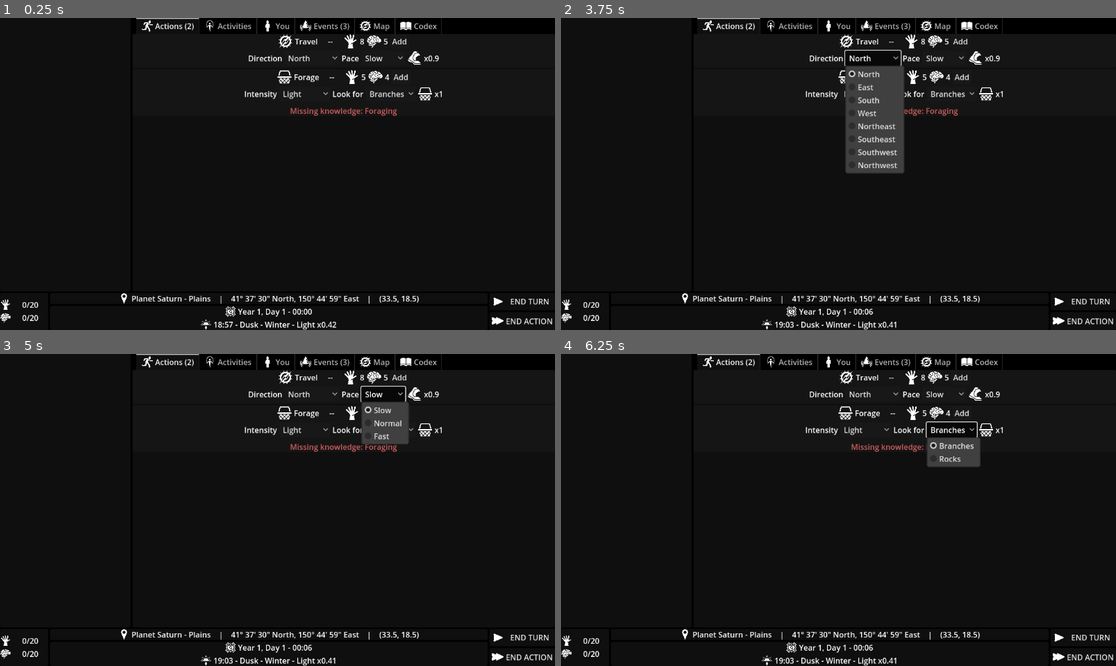
Above: before the commit, frames 1-4 (two rows, left to right).
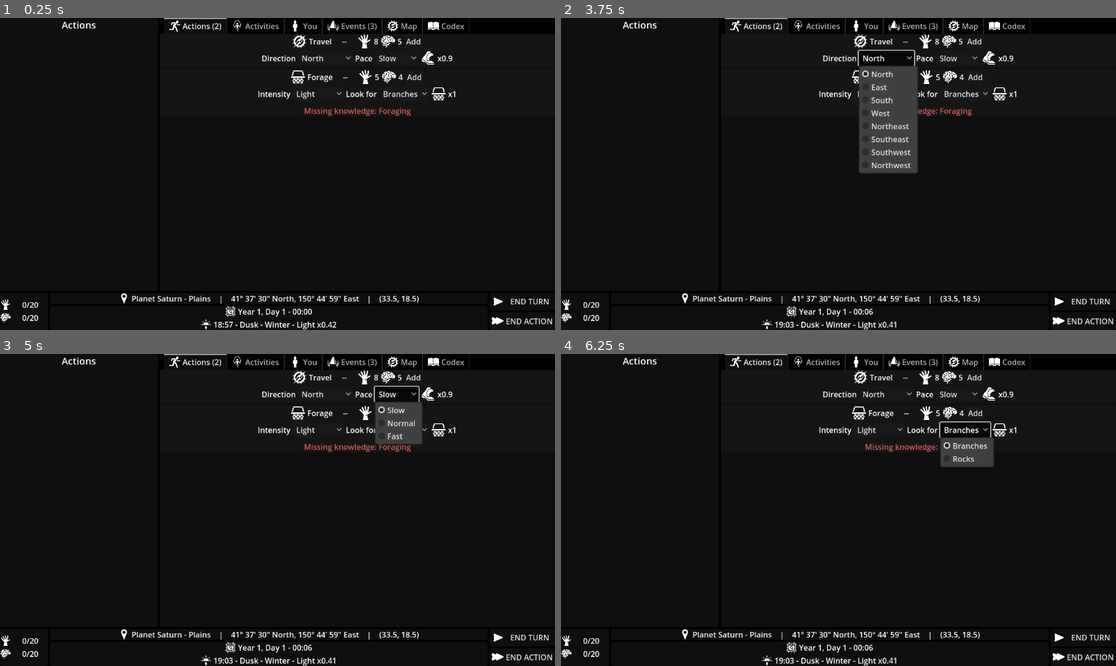
Above: after the commit, the same moments.

Repository: Turnovus/Space-Adventure-RPG
Game: Godot game, scene res://main.tscn
Two runs of this game, one before a commit and one after it. Both use one fixed random seed, a clock stepped at 60 frames per second and the inputs below.
Inputs:
- Up to frame 1 (0.25 s): no input
- Up to frame 2 (3.75 s): click "Add" at 0.5 s; click "X" at 1.25 s; click "END TURN" at 2 s; click "END ACTION" at 2.75 s; click "North" at 3.5 s
- Up to frame 3 (5 s): click "Slow" at 4.25 s
- Up to frame 4 (6.25 s): click "Light" at 5 s; click "Branches" at 5.75 s

The runs differ from the first frame. In frame 1, 3.2% of the frame differs, in the area x 11-85%, y 0-32%; in frame 2, 4.9%, in the area x 11-85%, y 0-50%; in frame 3, 3.6%; in frame 4, 3.7%.

Commit message:
Activity system functionality
The ability to spend activity points has been properly integrated into the game's mechanics and UI.

Diff:
--- a/Alpha/data/crafting/definitions/toolmaking/primitive/sharpen_rock.tres
+++ b/Alpha/data/crafting/definitions/toolmaking/primitive/sharpen_rock.tres
@@ -38,3 +38,5 @@
 tools = Array[ExtResource("7_kh7vv")]([SubResource("Resource_r0sn1")])
 physical_labor = 15.0
 mental_labor = 0.0
+physical_activity_cost = 2
+mental_activity_cost = 2
--- a/Alpha/data/crafting/recipes/crafting_recipe.gd
+++ b/Alpha/data/crafting/recipes/crafting_recipe.gd
@@ -10,3 +10,5 @@
 @export var tools : Array[RecipeTool]
 @export var physical_labor : float = 0
 @export var mental_labor : float = 0
+@export var physical_activity_cost : int = 0
+@export var mental_activity_cost : int = 0
--- a/Alpha/galaxy/entities/misc/agent/agent.gd
+++ b/Alpha/galaxy/entities/misc/agent/agent.gd
@@ -5,12 +5,12 @@
 
 const BASE_POINTS = 20
 
-@export_category("stats")
+@export_subgroup("stats")
 @export var physical_point_stat : Stat
 @export var mental_point_stat : Stat
 @export var learning_stat : Stat
 @export var survey_range_stat : Stat
-@export_category("crafting")
+@export_subgroup("crafting")
 @export var crafting_root : CraftingGroup
 
 var is_player: bool = false
@@ -22,11 +22,6 @@
 @onready var skills : SkillTracker = $SkillTracker
 @onready var actions : ActionTracker = $ActionTracker
 @onready var inventory : Inventory = $Inventory
-
-
-func _ready():
-	var galaxy : Galaxy = await ReferenceSingleton.get_galaxy()
-	galaxy.turn_end.connect(_on_turn_end)
 
 
 @warning_ignore("narrowing_conversion")
@@ -58,7 +53,3 @@
 		knowledge.do_random_learning(unspent_mental, learning_stat.get_current_potency(self))
 
 	inventory.do_turn(turn)
-
-
-func _on_turn_end(_turn : int):
-	pass
--- a/Alpha/galaxy/entities/misc/agent/agent.tscn
+++ b/Alpha/galaxy/entities/misc/agent/agent.tscn
@@ -104,6 +104,8 @@
 
 [node name="ActionTracker" type="Node" parent="."]
 script = ExtResource("19_ddslp")
+activity_point_value = 3
+max_activity_factor = 0.5
 
 [node name="Inventory" type="Node" parent="."]
 script = ExtResource("20_skaeg")
--- a/Alpha/galaxy/entities/misc/agent/components/action_tracker.gd
+++ b/Alpha/galaxy/entities/misc/agent/components/action_tracker.gd
@@ -6,6 +6,17 @@
 signal action_added
 signal action_removed
 signal actions_changed
+## Emitted when activity points are spent, or when they are refunded at the end of a turn.
+signal activities_changed
+
+
+## How many activity points each action point is worth.
+@export var activity_point_value : int = 1
+## Out of the agent's available action points, how many can be converted into activity points.
+@export var max_activity_factor : float = 1
+
+var physical_activities_this_turn : Dictionary
+var mental_activities_this_turn : Dictionary
 
 
 func get_agent() -> Agent:
@@ -44,6 +55,8 @@
 	var points : int = 0
 	for action in get_actions():
 		points += action.get_physical_point_cost(get_agent())
+
+	points += ceili(float(get_num_physical_activities()) / activity_point_value)
 	return points
 
 
@@ -51,12 +64,21 @@
 	var points : int = 0
 	for action in get_actions():
 		points += action.get_mental_point_cost(get_agent())
+
+	points += ceili(float(get_num_mental_activities()) / activity_point_value)
 	return points
 
 
 func do_turn():
 	for action in get_actions():
 		action.action_turn(get_agent())
+	clear_activities()
+
+
+func clear_activities():
+	physical_activities_this_turn = {}
+	mental_activities_this_turn = {}
+	activities_changed.emit()
 
 
 func validate_actions():
@@ -67,3 +89,53 @@
 
 func count_actions() -> int:
 	return len(get_actions())
+
+
+func get_num_physical_activities() -> int:
+	var count : int = 0
+	for key : String in physical_activities_this_turn.keys():
+		count += physical_activities_this_turn[key]
+	return count
+
+
+func get_num_mental_activities() -> int:
+	var count : int = 0
+	for key : String in mental_activities_this_turn.keys():
+		count += mental_activities_this_turn[key]
+	return count
+
+
+func get_max_physical_activities() -> int:
+	var action_points = get_agent().max_physical_points()
+	return floori(action_points * max_activity_factor) * activity_point_value
+
+
+func get_max_mental_activities() -> int:
+	var action_points = get_agent().max_mental_points()
+	return floori(action_points * max_activity_factor) * activity_point_value
+
+
+func spend_physical_activity_points(category : String, points : int):
+	if points <= 0:
+		return
+
+	if not physical_activities_this_turn.has(category):
+		physical_activities_this_turn[category] = 0
+
+	var total_points = physical_activities_this_turn[category]
+	total_points = min(get_max_physical_activities(), total_points + points)
+	physical_activities_this_turn[category] = total_points
+	activities_changed.emit()
+
+
+func spend_mental_activity_points(category : String, points : int):
+	if points <= 0:
+		return
+
+	if not mental_activities_this_turn.has(category):
+		mental_activities_this_turn[category] = 0
+
+	var total_points = mental_activities_this_turn[category]
+	total_points = min(get_max_mental_activities(), total_points + points)
+	mental_activities_this_turn[category] = total_points
+	activities_changed.emit()
--- a/Alpha/interface/main_interface.tscn
+++ b/Alpha/interface/main_interface.tscn
@@ -7,6 +7,7 @@
 [ext_resource type="PackedScene" uid="uid://cfpx8i6ru5r7v" path="res://interface/main_interface_components/turn_buttons.tscn" id="2_ervsp"]
 [ext_resource type="PackedScene" uid="uid://dp7fo75kh6l3h" path="res://interface/main_interface_components/main_tabs/available_actions/available_actions_tab.tscn" id="5_01e6a"]
 [ext_resource type="PackedScene" uid="uid://cg73gxmawfrtm" path="res://interface/main_interface_components/player_action_list/player_action_list.tscn" id="5_x15g8"]
+[ext_resource type="PackedScene" uid="uid://cd77om04ps15c" path="res://interface/main_interface_components/player_activity_list/player_activity_list.tscn" id="6_oibw2"]
 [ext_resource type="PackedScene" uid="uid://d1huw6xvlrfjv" path="res://interface/main_interface_components/player/player_main_menu.tscn" id="7_4cjly"]
 [ext_resource type="PackedScene" uid="uid://caryc82xc7ji3" path="res://interface/main_interface_components/main_tabs/activities/activity_menu.tscn" id="7_udveu"]
 [ext_resource type="PackedScene" uid="uid://l4w8yi1c4u35" path="res://interface/main_interface_components/main_tabs/events/event_list.tscn" id="8_cmeo2"]
@@ -50,46 +51,56 @@
 [node name="TurnButtons" parent="HBoxContainer" instance=ExtResource("2_ervsp")]
 layout_mode = 2
 
-[node name="TabContainer" type="TabContainer" parent="."]
+[node name="MainContent" type="HBoxContainer" parent="."]
 layout_mode = 1
 anchors_preset = -1
-anchor_left = 0.236
 anchor_right = 1.0
-anchor_bottom = 0.875
-offset_left = 3.12799
-offset_bottom = 0.999939
-grow_horizontal = 0
+anchor_bottom = 0.876543
+grow_horizontal = 2
+grow_vertical = 2
+metadata/_edit_use_anchors_ = true
+
+[node name="PlayerAct" type="VSplitContainer" parent="MainContent"]
+layout_mode = 2
+size_flags_horizontal = 3
+
+[node name="PlayerActionList" parent="MainContent/PlayerAct" instance=ExtResource("5_x15g8")]
+layout_mode = 2
+size_flags_vertical = 3
+size_flags_stretch_ratio = 2.0
+
+[node name="PlayerActivityList" parent="MainContent/PlayerAct" instance=ExtResource("6_oibw2")]
+visible = false
+layout_mode = 2
+size_flags_vertical = 3
+
+[node name="TabContainer" type="TabContainer" parent="MainContent"]
+layout_mode = 2
+size_flags_horizontal = 3
+size_flags_stretch_ratio = 2.5
 theme_override_constants/icon_max_width = 25
 tab_focus_mode = 0
 script = ExtResource("1_l3a4o")
 
-[node name="Actions" parent="TabContainer" instance=ExtResource("5_01e6a")]
+[node name="Actions" parent="MainContent/TabContainer" instance=ExtResource("5_01e6a")]
 layout_mode = 2
 
-[node name="Activities" parent="TabContainer" instance=ExtResource("7_udveu")]
+[node name="Activities" parent="MainContent/TabContainer" instance=ExtResource("7_udveu")]
 visible = false
 layout_mode = 2
 
-[node name="You" parent="TabContainer" instance=ExtResource("7_4cjly")]
+[node name="You" parent="MainContent/TabContainer" instance=ExtResource("7_4cjly")]
 visible = false
 layout_mode = 2
 
-[node name="Events" parent="TabContainer" instance=ExtResource("8_cmeo2")]
+[node name="Events" parent="MainContent/TabContainer" instance=ExtResource("8_cmeo2")]
 visible = false
 layout_mode = 2
 
-[node name="Map" parent="TabContainer" instance=ExtResource("9_f6mjv")]
+[node name="Map" parent="MainContent/TabContainer" instance=ExtResource("9_f6mjv")]
 visible = false
 layout_mode = 2
 
-[node name="Codex" parent="TabContainer" instance=ExtResource("11_h5t0t")]
+[node name="Codex" parent="MainContent/TabContainer" instance=ExtResource("11_h5t0t")]
 visible = false
 layout_mode = 2
-
-[node name="PlayerActionList" parent="." instance=ExtResource("5_x15g8")]
-layout_mode = 1
-anchors_preset = -1
-anchor_right = 0.235
-anchor_bottom = 0.877
-offset_right = 0.279968
-offset_bottom = -0.296021
--- /dev/null
+++ b/Alpha/interface/main_interface_components/main_tabs/activities/activity_menu.gd
@@ -0,0 +1,25 @@
+extends VBoxContainer
+
+
+@onready var physical_text : Label = $InfoBar/PhysicalText
+@onready var mental_text : Label = $InfoBar/MentalText
+
+
+func _ready():
+	var player : Agent = await ReferenceSingleton.get_player()
+	player.actions.activities_changed.connect(_on_activities_changed)
+	_on_activities_changed()
+
+
+func _on_activities_changed():
+	var player : Agent = await ReferenceSingleton.get_player()
+	var actions : ActionTracker = player.actions
+
+	physical_text.text = "{used}/{max}".format({
+		"used" : actions.get_num_physical_activities(),
+		"max" : actions.get_max_physical_activities(),
+	})
+	mental_text.text = "{used}/{max}".format({
+		"used" : actions.get_num_mental_activities(),
+		"max" : actions.get_max_mental_activities(),
+	})
--- a/Alpha/interface/main_interface_components/main_tabs/activities/activity_menu.tscn
+++ b/Alpha/interface/main_interface_components/main_tabs/activities/activity_menu.tscn
@@ -1,5 +1,6 @@
-[gd_scene load_steps=7 format=3 uid="uid://caryc82xc7ji3"]
+[gd_scene load_steps=8 format=3 uid="uid://caryc82xc7ji3"]
 
+[ext_resource type="Script" path="res://interface/main_interface_components/main_tabs/activities/activity_menu.gd" id="1_flkiy"]
 [ext_resource type="Script" path="res://interface/tab_controller.gd" id="1_h1s0c"]
 [ext_resource type="Script" path="res://interface/custom_tab_container.gd" id="1_yd1lu"]
 [ext_resource type="Texture2D" uid="uid://b8i7g7rrhig3b" path="res://assets/textures/body/jumping-rope.svg" id="2_3qfeb"]
@@ -13,6 +14,7 @@
 anchor_bottom = 1.0
 grow_horizontal = 2
 grow_vertical = 2
+script = ExtResource("1_flkiy")
 
 [node name="TabController" type="Node" parent="."]
 script = ExtResource("1_h1s0c")
@@ -38,7 +40,7 @@
 
 [node name="PhysicalText" type="Label" parent="InfoBar"]
 layout_mode = 2
-text = "0/0 (0/0)"
+text = "0/0"
 
 [node name="MentalIcon" type="TextureRect" parent="InfoBar"]
 layout_mode = 2
@@ -47,4 +49,4 @@
 
 [node name="MentalText" type="Label" parent="InfoBar"]
 layout_mode = 2
-text = "0/0 (0/0)"
+text = "0/0"
--- a/Alpha/interface/main_interface_components/main_tabs/activities/create/create_activities.gd
+++ b/Alpha/interface/main_interface_components/main_tabs/activities/create/create_activities.gd
@@ -8,24 +8,31 @@
 
 @export var icon_physical : Texture2D
 @export var icon_mental : Texture2D
+@export_category("text")
+@export_subgroup("create_button")
+@export_multiline var create_disabled_no_selection : String
+@export_multiline var create_disabled_insufficient_activities : String
 
 var groups : Dictionary
 var selected_group : CraftingGroup
 var selected_recipe : CraftingRecipe
 
-@onready var group_tree = $GroupTree
-@onready var recipes = $RecipeList
-@onready var readout = $RecipeInfo/Description
-@onready var recipe_icon = $RecipeInfo/Header/RecipeIcon
-@onready var recipe_label = $RecipeInfo/Header/RecipeLabel
+@onready var group_tree : Tree = $GroupTree
+@onready var recipes : ItemList = $RecipeList
+@onready var readout : RichTextLabel = $RecipeInfo/Description
+@onready var recipe_icon : TextureRect = $RecipeInfo/Header/RecipeIcon
+@onready var recipe_label : Label = $RecipeInfo/Header/RecipeLabel
+@onready var create_button : Button = $RecipeInfo/CreateButton
 
 
 func _ready():
 	group_tree.item_selected.connect(_on_group_selected)
 	recipes.item_selected.connect(_on_recipe_selected)
+	create_button.pressed.connect(_on_create_pressed)
 
 	var player : Agent = await ReferenceSingleton.get_player()
 	_generate_groups(player)
+	_validate_create_button()
 
 
 func _generate_groups(agent : Agent):
@@ -68,44 +75,111 @@
 	readout.text = recipe.description + "\n"
 	readout.push_font_size(TEXT_SIZE_EXTRA)
 
-	if len(recipe.ingredients) > 0:
-		readout.append_text("\nIngredients:")
-		readout.push_list(1, RichTextLabel.LIST_DOTS, true)
-		for ingredient : RecipeIngredient in recipe.ingredients:
-			#TODO: Ingredient icons
-			readout.append_text(ingredient.get_recipe_text())
-			readout.append_text("\n")
-		readout.pop()
-
-	if len(recipe.tools) > 0:
-		readout.append_text("\nTools needed:")
-		readout.push_list(1, RichTextLabel.LIST_DOTS, true)
-		for tool : RecipeTool in recipe.tools:
-			readout.add_image(tool.tool.icon, TEXT_ICON_SIZE, TEXT_ICON_SIZE)
-			if tool.work_required > 0:
-				readout.append_text("%s x " % str(tool.work_required))
-			readout.append_text(tool.tool.label)
-			if tool.min_effectiveness > 0:
-				readout.append_text(" (min. %s)" % str(tool.min_effectiveness))
-			readout.append_text("\n")
-		readout.pop()
-
-	if recipe.physical_labor > 0 or recipe.mental_labor > 0:
-		readout.append_text("\nWork required:")
-		readout.push_list(1, RichTextLabel.LIST_DOTS, true)
-		if recipe.physical_labor > 0:
-			readout.add_image(icon_physical, TEXT_ICON_SIZE, TEXT_ICON_SIZE)
-			readout.append_text("Physical: ")
-			readout.append_text(str(recipe.physical_labor))
-			readout.append_text("\n")
-		if recipe.mental_labor > 0:
-			readout.add_image(icon_mental, TEXT_ICON_SIZE, TEXT_ICON_SIZE)
-			readout.append_text("Mental: ")
-			readout.append_text(str(recipe.mental_labor))
-			readout.append_text("\n")
+	_list_recipe_activities(recipe)
+	_list_recipe_ingredients(recipe)
+	_list_recipe_tools(recipe)
+	_list_recipe_labor(recipe)
+
+
+func _list_recipe_activities(recipe : CraftingRecipe):
+	if recipe.physical_activity_cost <= 0 and recipe.mental_activity_cost <= 0:
+		return
+
+	readout.append_text("\nInitial activity cost:")
+	readout.push_list(1, RichTextLabel.LIST_DOTS, true)
+	if recipe.physical_activity_cost > 0:
+		readout.add_image(icon_physical, TEXT_ICON_SIZE, TEXT_ICON_SIZE)
+		readout.append_text("Physical: ")
+		readout.append_text(str(recipe.physical_activity_cost))
+		readout.append_text("\n")
+	if recipe.mental_activity_cost > 0:
+		readout.add_image(icon_mental, TEXT_ICON_SIZE, TEXT_ICON_SIZE)
+		readout.append_text("Mental: ")
+		readout.append_text(str(recipe.mental_activity_cost))
+		readout.append_text("\n")
+	readout.pop()
+
+
+func _list_recipe_ingredients(recipe : CraftingRecipe):
+	if len(recipe.ingredients) <= 0:
+		return
+
+	readout.append_text("\nIngredients:")
+	readout.push_list(1, RichTextLabel.LIST_DOTS, true)
+	for ingredient : RecipeIngredient in recipe.ingredients:
+		#TODO: Ingredient icons
+		readout.append_text(ingredient.get_recipe_text())
+		readout.append_text("\n")
+	readout.pop()
+
+
+func _list_recipe_tools(recipe : CraftingRecipe):
+	if len(recipe.tools) <= 0:
+		return
+
+	readout.append_text("\nTools needed:")
+	readout.push_list(1, RichTextLabel.LIST_DOTS, true)
+	for tool : RecipeTool in recipe.tools:
+		readout.add_image(tool.tool.icon, TEXT_ICON_SIZE, TEXT_ICON_SIZE)
+		if tool.work_required > 0:
+			readout.append_text("%s x " % str(tool.work_required))
+		readout.append_text(tool.tool.label)
+		if tool.min_effectiveness > 0:
+			readout.append_text(" (min. %s)" % str(tool.min_effectiveness))
+		readout.append_text("\n")
+	readout.pop()
+
+
+func _list_recipe_labor(recipe : CraftingRecipe):
+	if recipe.physical_labor <= 0 and recipe.mental_labor <= 0:
+		return
+
+	readout.append_text("\nWork required:")
+	readout.push_list(1, RichTextLabel.LIST_DOTS, true)
+	if recipe.physical_labor > 0:
+		readout.add_image(icon_physical, TEXT_ICON_SIZE, TEXT_ICON_SIZE)
+		readout.append_text("Physical: ")
+		readout.append_text(str(recipe.physical_labor))
+		readout.append_text("\n")
+	if recipe.mental_labor > 0:
+		readout.add_image(icon_mental, TEXT_ICON_SIZE, TEXT_ICON_SIZE)
+		readout.append_text("Mental: ")
+		readout.append_text(str(recipe.mental_labor))
+		readout.append_text("\n")
+	readout.pop()
+
+
+func _validate_create_button():
+	if selected_recipe == null:
+		create_button.tooltip_text = create_disabled_no_selection
+		create_button.disabled = true
+		return
+
+	var player : Agent = await ReferenceSingleton.get_player()
+
+	#TODO: This is where we'll check that the player has the required resources.
+
+	var actions : ActionTracker = player.actions
+
+	var physical_activities = actions.get_num_physical_activities()
+	physical_activities += selected_recipe.physical_activity_cost
+	var mental_activities = actions.get_num_mental_activities()
+	mental_activities += selected_recipe.mental_activity_cost
+
+	var can_afford = physical_activities <= actions.get_max_physical_activities()
+	can_afford = can_afford and mental_activities <= actions.get_max_mental_activities()
+
+	if not can_afford:
+		create_button.tooltip_text = create_disabled_insufficient_activities
+		create_button.disabled = true
+		return
+
+	create_button.tooltip_text = ""
+	create_button.disabled = false
 
 
 func _on_group_selected():
+	#TODO: Clear selected recipe when group changes
 	selected_group = groups[group_tree.get_selected()]
 	_generate_recipes(selected_group)
 
@@ -113,3 +187,15 @@
 func _on_recipe_selected(index : int):
 	selected_recipe = selected_group.recipes[index]
 	_display_recipe(selected_recipe)
+	_validate_create_button()
+
+
+func _on_create_pressed():
+	#HACK: This method is supposed to open an ingredient selection dialogue, which itself spawns
+	#the unfinished item and expends activity points. This is just a stand in so we can test the
+	#activity point system.
+	var player : Agent = await ReferenceSingleton.get_player()
+	var actions : ActionTracker = player.actions
+	actions.spend_physical_activity_points("crafting", selected_recipe.physical_activity_cost)
+	actions.spend_mental_activity_points("crafting", selected_recipe.mental_activity_cost)
+	_validate_create_button()
--- a/Alpha/interface/main_interface_components/main_tabs/activities/create/create_activities.tscn
+++ b/Alpha/interface/main_interface_components/main_tabs/activities/create/create_activities.tscn
@@ -18,6 +18,9 @@
 script = ExtResource("1_gx421")
 icon_physical = ExtResource("2_kl80i")
 icon_mental = ExtResource("3_t41xk")
+create_disabled_no_selection = "Please select a recipe from the center list."
+create_disabled_insufficient_activities = "You do not have enough remaining activity points to start this recipe.
+Try waiting until next turn."
 
 [node name="TabController" type="Node" parent="."]
 script = ExtResource("1_ykgbc")
@@ -56,3 +59,7 @@
 size_flags_horizontal = 3
 size_flags_vertical = 3
 text = "Select a crafting recipe from the list on the left. Information about the recipe, including material and labor costs, will be displayed here."
+
+[node name="CreateButton" type="Button" parent="RecipeInfo"]
+layout_mode = 2
+text = "Create"
--- a/Alpha/interface/main_interface_components/player_action_list/player_action_list.gd
+++ b/Alpha/interface/main_interface_components/player_action_list/player_action_list.gd
@@ -2,7 +2,7 @@
 
 
 @onready var listing = preload("res://interface/main_interface_components/action_listing/action_listing.tscn")
-@onready var list = $ScrollContainer/VBoxContainer
+@onready var list = $VBoxContainer/ScrollContainer/VBoxContainer
 
 
 func _ready():
--- a/Alpha/interface/main_interface_components/player_action_list/player_action_list.tscn
+++ b/Alpha/interface/main_interface_components/player_action_list/player_action_list.tscn
@@ -1,6 +1,9 @@
-[gd_scene load_steps=2 format=3 uid="uid://cg73gxmawfrtm"]
+[gd_scene load_steps=3 format=3 uid="uid://cg73gxmawfrtm"]
 
 [ext_resource type="Script" path="res://interface/main_interface_components/player_action_list/player_action_list.gd" id="1_4vdjg"]
+
+[sub_resource type="LabelSettings" id="LabelSettings_wdlt4"]
+font_size = 20
 
 [node name="PlayerActionList" type="PanelContainer"]
 anchors_preset = 15
@@ -10,9 +13,20 @@
 grow_vertical = 2
 script = ExtResource("1_4vdjg")
 
-[node name="ScrollContainer" type="ScrollContainer" parent="."]
+[node name="VBoxContainer" type="VBoxContainer" parent="."]
 layout_mode = 2
 
-[node name="VBoxContainer" type="VBoxContainer" parent="ScrollContainer"]
+[node name="Label" type="Label" parent="VBoxContainer"]
+layout_mode = 2
+text = "Actions"
+label_settings = SubResource("LabelSettings_wdlt4")
+horizontal_alignment = 1
+
+[node name="ScrollContainer" type="ScrollContainer" parent="VBoxContainer"]
+layout_mode = 2
+size_flags_vertical = 3
+
+[node name="VBoxContainer" type="VBoxContainer" parent="VBoxContainer/ScrollContainer"]
 layout_mode = 2
 size_flags_horizontal = 3
+size_flags_vertical = 3
--- /dev/null
+++ b/Alpha/interface/main_interface_components/player_activity_list/player_activity_list.gd
@@ -0,0 +1,55 @@
+extends PanelContainer
+
+
+const TEXT_ICON_SIZE = 25
+
+@export var physical_icon : Texture2D
+@export var mental_icon : Texture2D
+
+@onready var readout : RichTextLabel = $VBoxContainer/RichTextLabel
+
+
+func _ready():
+	var player : Agent = await ReferenceSingleton.get_player()
+	player.actions.activities_changed.connect(_on_player_activities_changed)
+
+
+func _on_player_activities_changed():
+	var player : Agent = await ReferenceSingleton.get_player()
+	var actions : ActionTracker = player.actions
+	readout.clear()
+
+	if actions.get_num_physical_activities() <= 0 or actions.get_num_mental_activities() <= 0:
+		hide()
+		return
+
+	show()
+	var categories : Array = actions.physical_activities_this_turn.keys()
+	for mental_category : String in actions.mental_activities_this_turn.keys():
+		if not categories.has(mental_category):
+			categories.append(mental_category)
+
+	if categories.is_empty():
+		hide()
+		return
+
+	readout.push_list(1, RichTextLabel.LIST_DOTS, true)
+	for category : String in categories:
+		_append_activity_line(category, actions)
+	readout.pop()
+
+
+func _append_activity_line(category : String, actions : ActionTracker):
+	readout.append_text(category.capitalize())
+	readout.append_text(": ")
+
+	var physical_activities = actions.get_num_physical_activities()
+	var mental_activities = actions.get_num_mental_activities()
+
+	readout.add_image(physical_icon, TEXT_ICON_SIZE, TEXT_ICON_SIZE)
+	readout.append_text(str(physical_activities))
+
+	readout.add_image(mental_icon, TEXT_ICON_SIZE, TEXT_ICON_SIZE)
+	readout.append_text(str(mental_activities))
+
+	readout.append_text("\n")
--- /dev/null
+++ b/Alpha/interface/main_interface_components/player_activity_list/player_activity_list.tscn
@@ -0,0 +1,32 @@
+[gd_scene load_steps=5 format=3 uid="uid://cd77om04ps15c"]
+
+[ext_resource type="Script" path="res://interface/main_interface_components/player_activity_list/player_activity_list.gd" id="1_chjln"]
+[ext_resource type="Texture2D" uid="uid://bj0ejx3j4n3dh" path="res://assets/textures/anatomy/palm.svg" id="2_45nqa"]
+[ext_resource type="Texture2D" uid="uid://c4lfu07sxpbv" path="res://assets/textures/anatomy/brain.svg" id="3_vhl37"]
+
+[sub_resource type="LabelSettings" id="LabelSettings_ltfvc"]
+font_size = 20
+
+[node name="PlayerActivityList" type="PanelContainer"]
+anchors_preset = 15
+anchor_right = 1.0
+anchor_bottom = 1.0
+grow_horizontal = 2
+grow_vertical = 2
+script = ExtResource("1_chjln")
+physical_icon = ExtResource("2_45nqa")
+mental_icon = ExtResource("3_vhl37")
+
+[node name="VBoxContainer" type="VBoxContainer" parent="."]
+layout_mode = 2
+
+[node name="Label" type="Label" parent="VBoxContainer"]
+layout_mode = 2
+text = "Activities"
+label_settings = SubResource("LabelSettings_ltfvc")
+horizontal_alignment = 1
+
+[node name="RichTextLabel" type="RichTextLabel" parent="VBoxContainer"]
+layout_mode = 2
+size_flags_vertical = 3
+text = "Sample text"
--- a/Alpha/interface/main_interface_components/points_panel.gd
+++ b/Alpha/interface/main_interface_components/points_panel.gd
@@ -8,6 +8,7 @@
 func _ready():
 	var galaxy : Galaxy = await ReferenceSingleton.get_galaxy()
 	galaxy.player.actions.actions_changed.connect(_on_player_actions_changed)
+	galaxy.player.actions.activities_changed.connect(_on_player_actions_changed)
 	galaxy.player_points_reallocated.connect(_on_player_actions_changed)
 	_on_player_actions_changed()
 
--- a/Alpha/interface/main_interface_components/turn_buttons.gd
+++ b/Alpha/interface/main_interface_components/turn_buttons.gd
@@ -15,6 +15,7 @@
 	galaxy = await ReferenceSingleton.get_galaxy()
 	turn_button.pressed.connect(_on_turn_button_pressed)
 	galaxy.player.actions.actions_changed.connect(_on_player_actions_changed)
+	galaxy.player.actions.activities_changed.connect(_on_player_actions_changed)
 	galaxy.player_points_reallocated.connect(_on_player_actions_changed)
 	_on_player_actions_changed()
 
Not shown: 1 places in Alpha/interface/main_interface.tscn that only renumber resources
